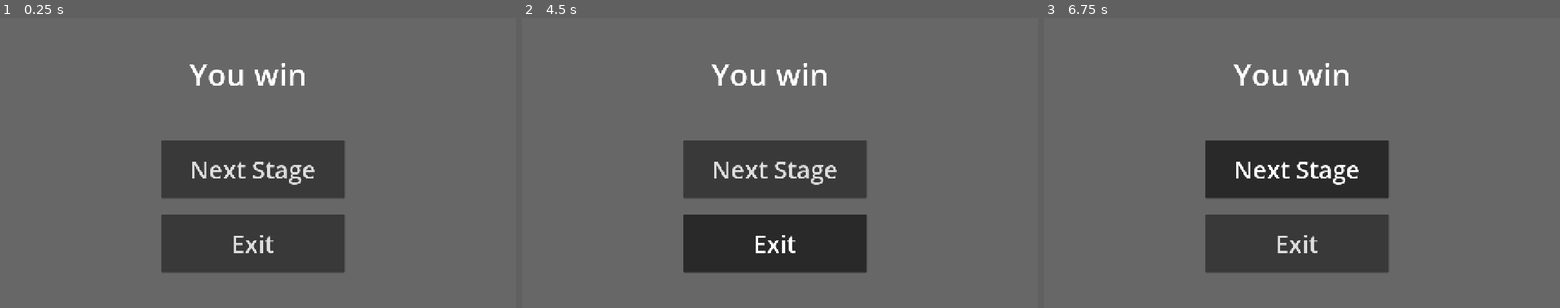
Above: before the commit, frames 1-3 (left to right).
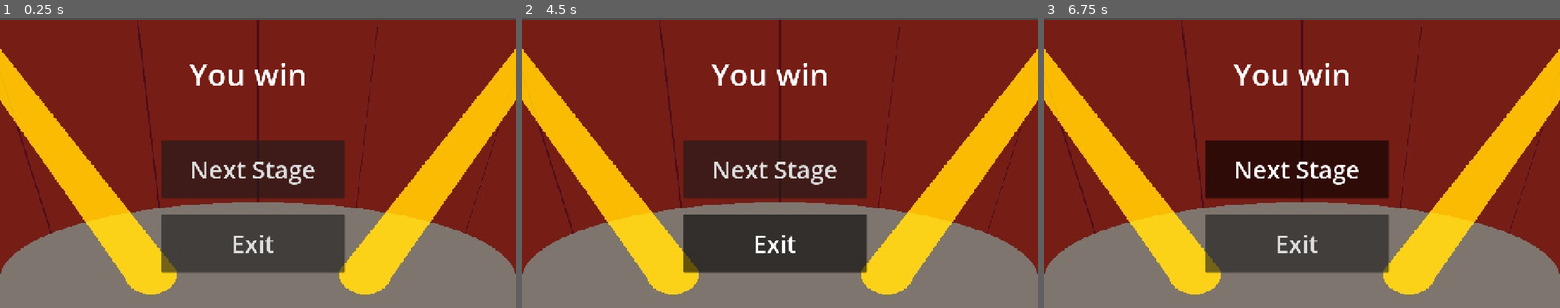
Above: after the commit, the same moments.

Repository: CAHSI-Game-Studios/CGS-project
Game: Godot game, scene res://games/gameB/scenes/EndScene.tscn
The game is run twice, just before and just after one commit, with the same random seed, the same clock (stepped at 60 frames per second) and the same inputs. This scene is started directly instead of the project's main scene.
Inputs (mouse positions are in pixels of both pictures, inside the frame that each line leads up to):
- Up to frame 1 (0.25 s): no input
- Up to frame 2 (4.5 s): click "Next Stage" at 0.5 s; click "Next Stage" at 1.25 s; tap Enter (ui_accept) at 2, 2.27, 2.75, 3.02, 3.5, 4.25 s; move the mouse to (893, 148) at 2.02 s; hold W (move_up) 2.03-2.78 s; tap D (d_note) at 2.1 s; click (893, 148) at 2.17 s; move the mouse to (676, 177) at 2.77 s; hold S (move_down) 2.78-3.53 s; tap J (j_note) at 2.85 s; move the mouse to (831, 99) at 3.52 s; hold W (move_up) from 3.53 s (still down); tap K (k_note) at 3.6 s; move the mouse to (754, 221) at 4.27 s; tap T (open_terminal) at 4.35 s; click (754, 221) at 4.42 s
- Up to frame 3 (6.75 s): tap Enter (ui_accept) at 4.52 s; move the mouse to (1456, 206) at 5.02 s; release W (move_up) at 5.03 s; hold A (move_left) 5.03-6.53 s; tap D (d_note) at 5.1 s; move the mouse to (1147, 119) at 5.77 s; tap J (j_note) at 5.85 s; move the mouse to (1327, 163) at 6.52 s; hold S (move_down) from 6.53 s (still down); tap K (k_note) at 6.6 s; click (1327, 163) at 6.67 s

The runs differ from the first frame. In frame 1, 75% of the frame differs, in the area x 0-100%, y 0-98%; in frame 2, 75%; in frame 3, 75%.

Commit message:
Added missing features
Player is notified that they have 2 coins, background set

Diff:
--- a/src/games/gameB/scenes/EndScene.tscn
+++ b/src/games/gameB/scenes/EndScene.tscn
@@ -1,14 +1,15 @@
 [gd_scene format=3 uid="uid://3kjmcrpq64lj"]
 
 [ext_resource type="Script" uid="uid://cstwssa3tqfq5" path="res://games/gameB/scripts/end_scene.gd" id="1_vux5k"]
+[ext_resource type="Texture2D" uid="uid://wgjqarjaldp0" path="res://games/gameB/assets/background_Concept.png" id="2_i2047"]
 
 [node name="EndScene" type="Node2D" unique_id=1679960457]
 script = ExtResource("1_vux5k")
 
-[node name="ColorRect" type="ColorRect" parent="." unique_id=1735681421]
-offset_right = 1280.0
-offset_bottom = 720.0
-color = Color(0.4045111, 0.40451115, 0.4045111, 1)
+[node name="BackgroundConcept" type="Sprite2D" parent="." unique_id=386571930]
+position = Vector2(640, 362)
+scale = Vector2(2, 1.9888889)
+texture = ExtResource("2_i2047")
 
 [node name="ExitButton" type="Button" parent="." unique_id=36602722]
 offset_left = 400.0
--- a/src/games/gameB/scripts/end_scene.gd
+++ b/src/games/gameB/scripts/end_scene.gd
@@ -12,7 +12,7 @@
 			$Label.text = "STAGE CLEAR!!!"
 			$GameplayButton.text = "Next Stage"
 		2:
-			$Label.text = "YOU WIN!!!"
+			$Label.text = "YOU WIN!!!\nYou now have 2 coins!"
 			$GameplayButton.visible = false
 		3:
 			$Label.text = "YOU LOSE :("
--- a/src/games/gameB/scripts/game_b_scene.gd
+++ b/src/games/gameB/scripts/game_b_scene.gd
@@ -44,7 +44,7 @@
 ## Called by the external system before unloading. Each game is responsible for defining their exit function.
 func exit() -> void:
 	if remaining_rounds<=0:
-		Global.currency += 2
+		Global.currency += 1
 	request_exit()
 
 
